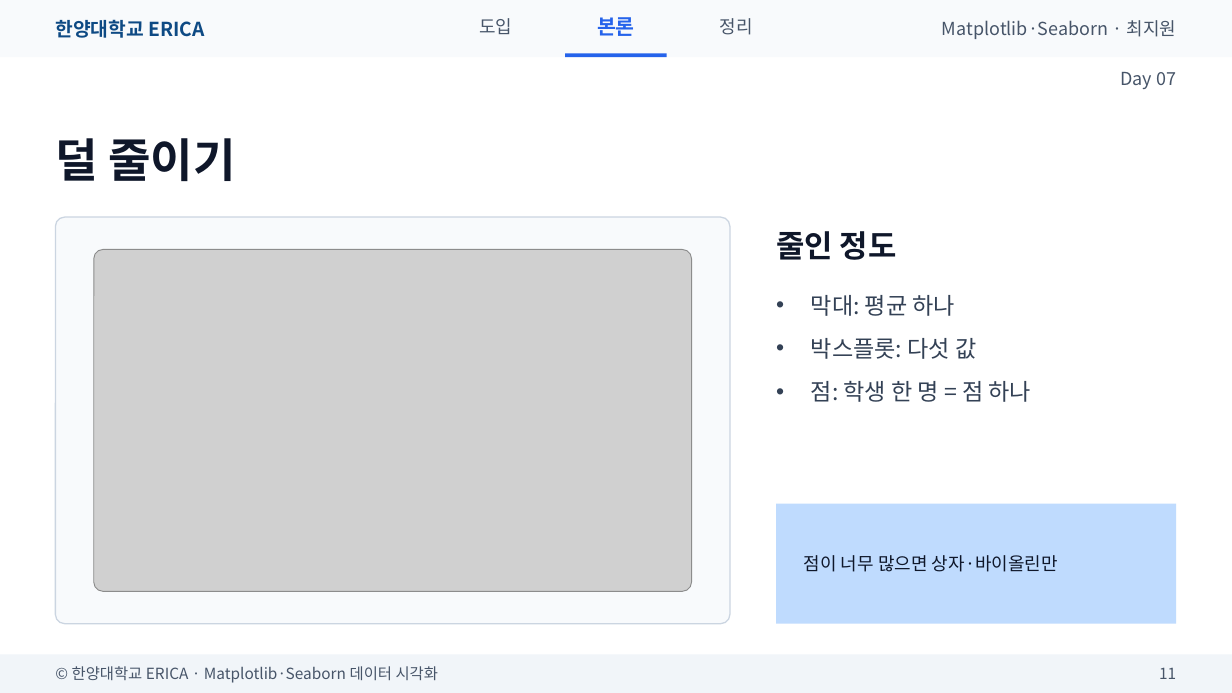
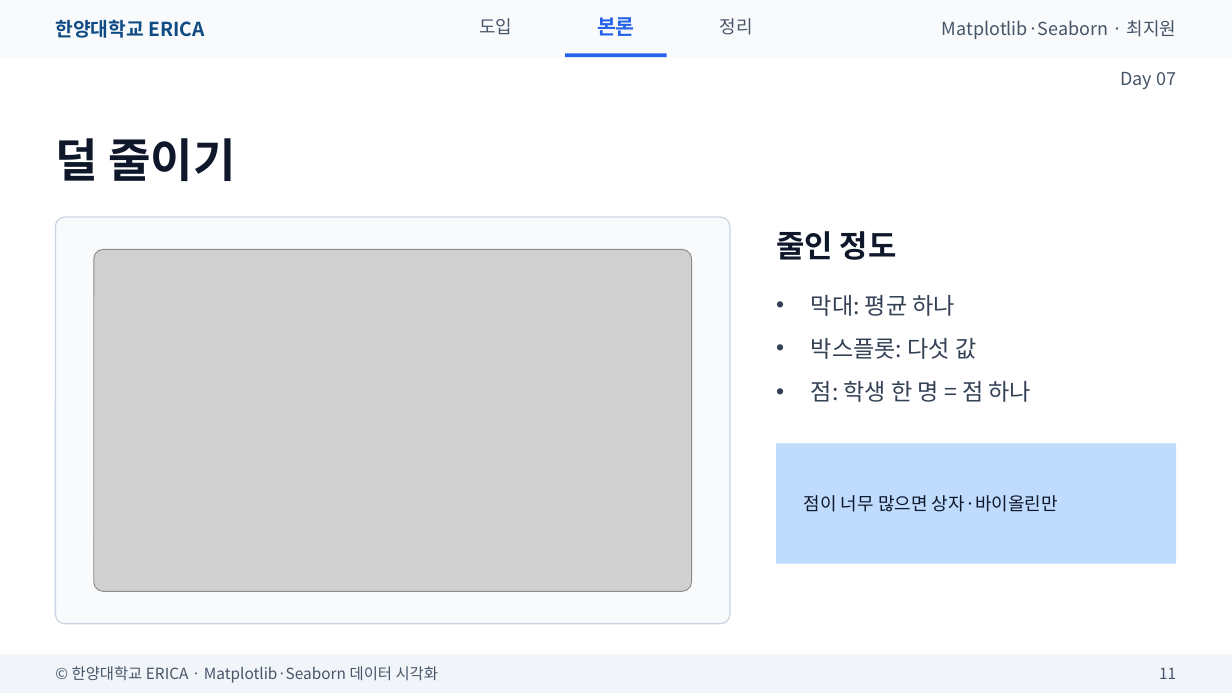
Before and after one commit to wonguwon/generate_lesson, a slide deck: slide 11 of materials/matplotlib-seaborn/ppt/Day07/Day07_범주비교그래프.pptx. Drawn at 1232x693 pixels with LibreOffice and Linux fonts; fonts in the diff are those of the drawing; grey boxes stand for pictures. Boxes give left, top, right and bottom in pixels: in the first picture for what was removed or moved away, otherwise in the second. Text is boxed around its words. In the diff, an @@ line names an element or a change of style, - is before the commit and + after.

```diff
--- a/materials/matplotlib-seaborn/ppt/Day07/Day07_범주비교그래프.pptx
+++ b/materials/matplotlib-seaborn/ppt/Day07/Day07_범주비교그래프.pptx
@@ rectangle moved from (x1=776, y1=504, x2=1177, y2=624) to (x1=776, y1=444, x2=1177, y2=564) @@
@@ text "점이 너무 많으면 상자·바이올린만" moved from (x1=804, y1=555, x2=1058, y2=572) to (x1=804, y1=495, x2=1058, y2=512) @@
```
Also in this commit, not shown: 7 other slides changed, 1 slide removed, 14 other files.
